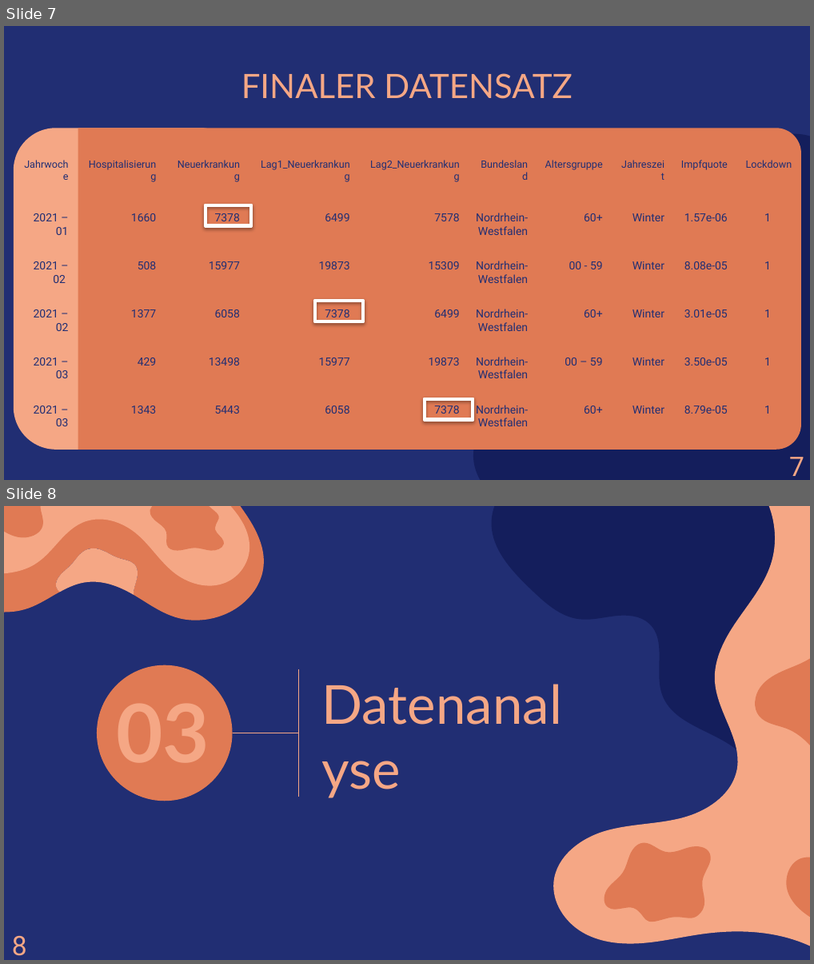
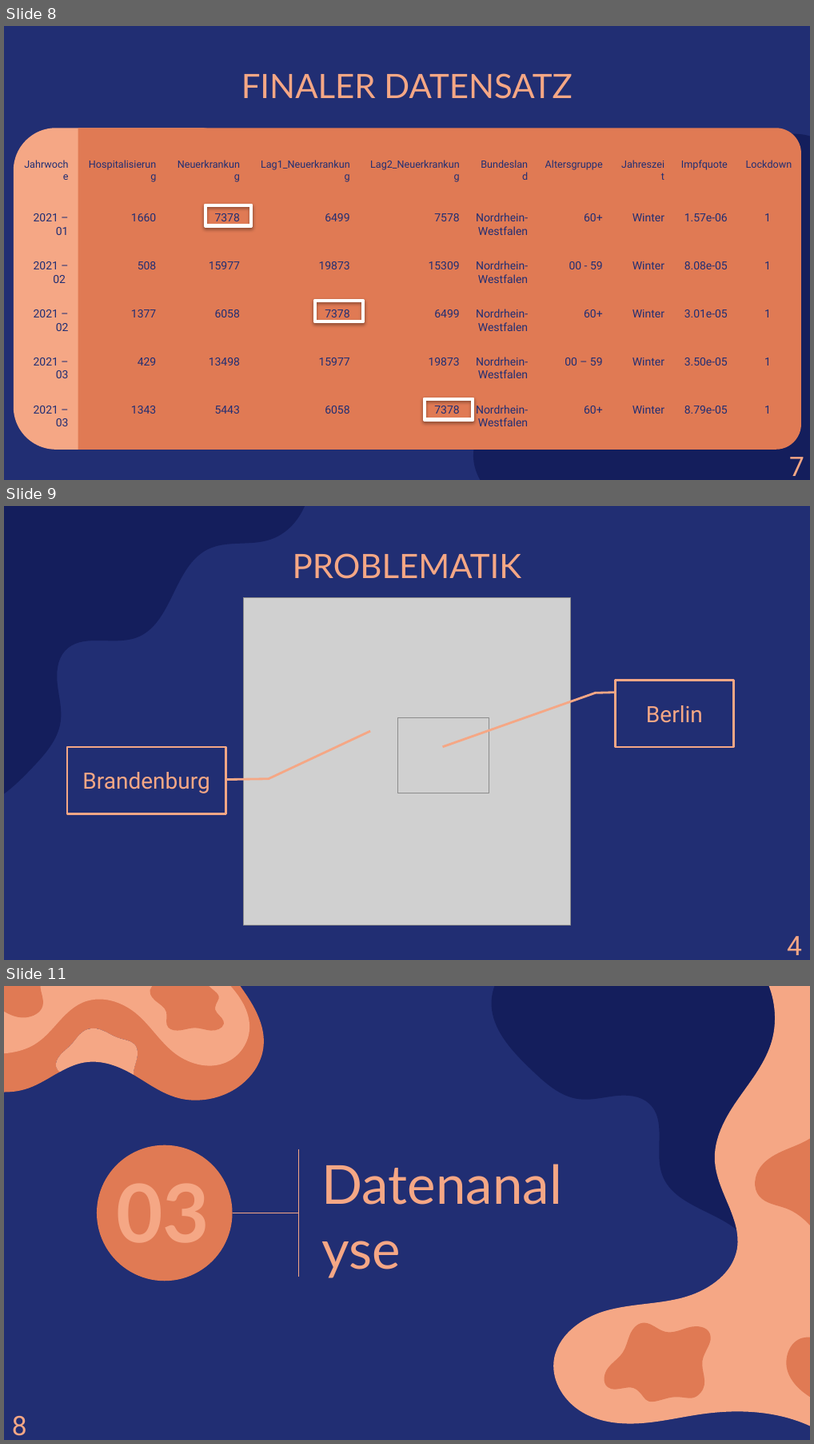
Before and after one commit to amarquard089/Covid19-Hospitalisierungsrate, a slide deck: Praesentation/COVID-19 Hospitalisierungsrate.pptx. Shown one above the other, each under a label of ours: slides 7 and 8 before the commit, slides 8, 9 and 11 after it; the slides between them are not shown. The pictures are 814x964 and 814x1444 pixels, drawn with LibreOffice and Linux fonts; fonts in the diff are those of the drawing; grey boxes stand for pictures. Boxes give left, top, right and bottom in pixels: in the first picture for what was removed or moved away, otherwise in the second. Text is boxed around its words. In the diff, an @@ line names an element or a change of style, - is before the commit and + after.

```diff
--- a/Praesentation/COVID-19 Hospitalisierungsrate.pptx
+++ b/Praesentation/COVID-19 Hospitalisierungsrate.pptx
@@ slide 9 added at (4,506,810,960), background #212E73 @@
@@ freeform shape added at (4,506,314,808), fill #141E5C @@
@@ title added at (293,553,522,579), 30 pt, text #F5A785 @@
+PROBLEMATIK
@@ picture added at (243,597,570,924) @@
@@ border callout added at (615,680,734,747), fill #212E73, outline #F5A785 2 pt, 20 pt, text #F5A785 @@
+Berlin
@@ picture added at (398,718,490,793) @@
@@ border callout added at (67,747,226,814), fill #212E73, outline #F5A785 2 pt, 20 pt, text #F5A785 @@
+Brandenburg
@@ text added at (787,936,802,955), 24 pt, text #F5A785 @@
+4
@@ what was slide 7 is now slide 8 @@
@@ what was slide 8 is now slide 11 @@
```
Also in this commit, not shown: 1 slide changed, 2 other slides added.
